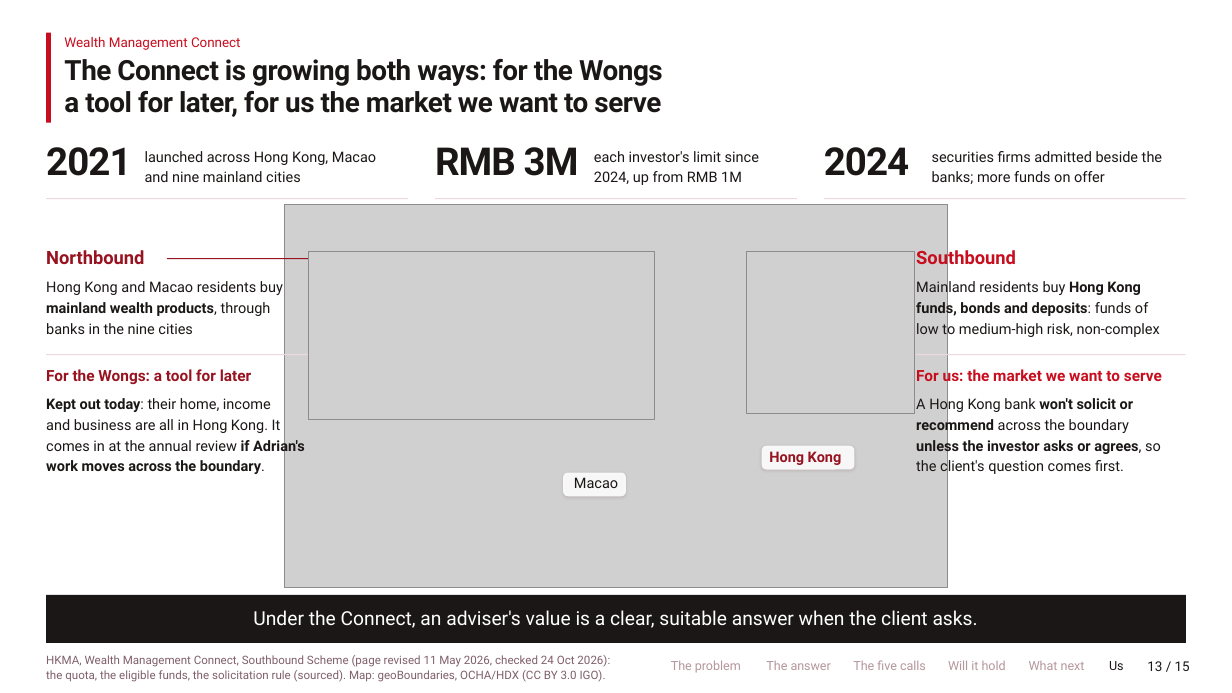
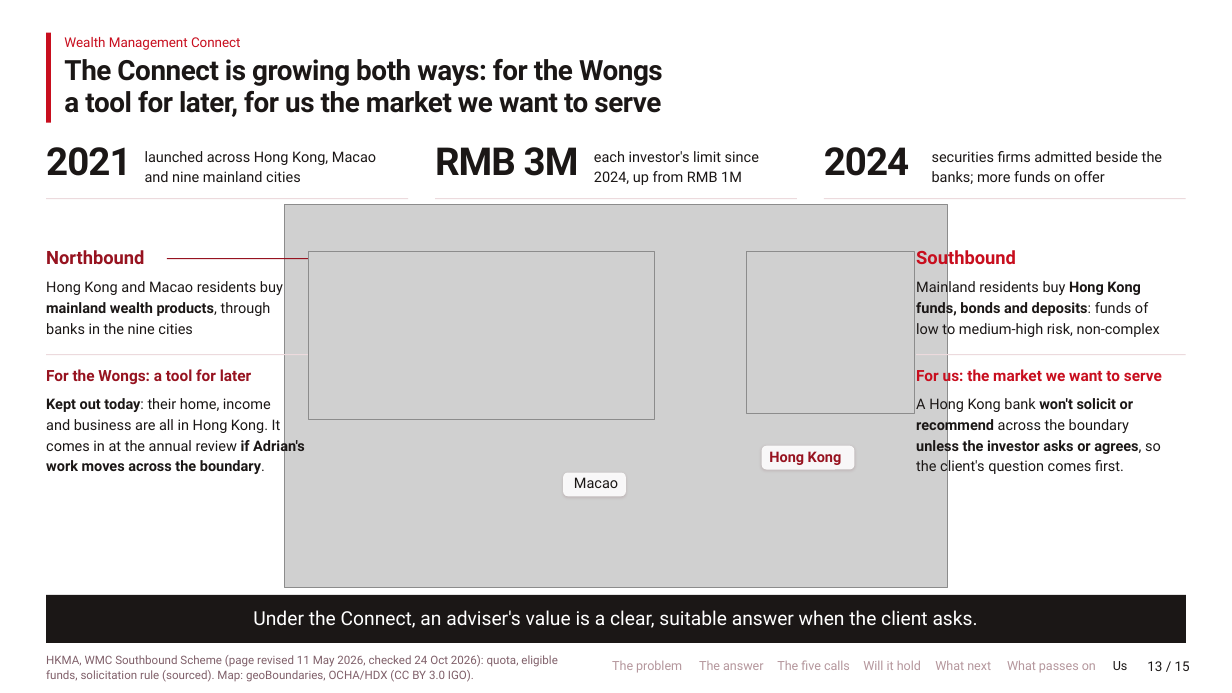
Before and after one commit to Peeradonn/finplan, a slide deck: slide 13 of round2/Axis_present.pptx. Drawn at 1232x693 pixels with LibreOffice and Linux fonts; fonts in the diff are those of the drawing; grey boxes stand for pictures. Boxes give left, top, right and bottom in pixels: in the first picture for what was removed or moved away, otherwise in the second. Text is boxed around its words. In the diff, an @@ line names an element or a change of style, - is before the commit and + after.

```diff
--- a/round2/Axis_present.pptx
+++ b/round2/Axis_present.pptx
@@ text at <box>46,655,558,682</box>: text changed @@
-HKMA, Wealth Management Connect, Southbound Scheme (page revised 11 May 2026, checked 24 Oct 2026):
-the quota, the eligible funds, the solicitation rule (sourced). Map: geoBoundaries, OCHA/HDX (CC BY 3.0 IGO).
+HKMA, WMC Southbound Scheme (page revised 11 May 2026, checked 24 Oct 2026): quota, eligible
+funds, solicitation rule (sourced). Map: geoBoundaries, OCHA/HDX (CC BY 3.0 IGO).
@@ text "The problem": place and size @@
-text "The problem" at <box>671,660,741,673</box>
+text "The problem" at <box>612,660,682,673</box>
@@ text "The answer": place and size @@
-text "The answer" at <box>766,661,831,670</box>
+text "The answer" at <box>699,661,763,670</box>
@@ text "The five calls": place and size @@
-text "The five calls" at <box>853,660,926,670</box>
+text "The five calls" at <box>777,660,850,670</box>
@@ text "Will it hold": place and size @@
-text "Will it hold" at <box>948,660,1006,670</box>
+text "Will it hold" at <box>863,660,921,670</box>
@@ text "What next": place and size @@
-text "What next" at <box>1029,661,1085,670</box>
+text "What next" at <box>935,660,991,670</box>
@@ text added at <box>1007,660,1096,673</box>, 9.8 pt, text #B5979D @@
+What passes on
@@ text "Us": place and size @@
-text "Us" at <box>1109,661,1124,670</box>
+text "Us" at <box>1113,661,1128,670</box>
```
Also in this commit, not shown: 12 other slides changed, 13 other files.
